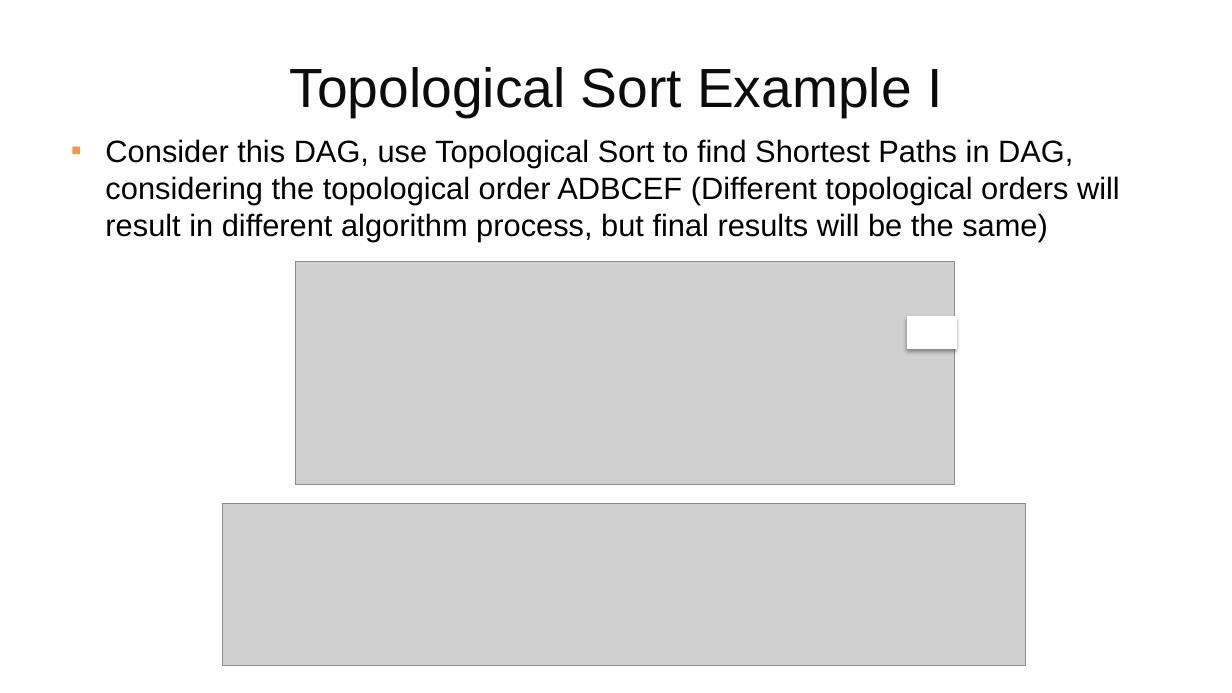
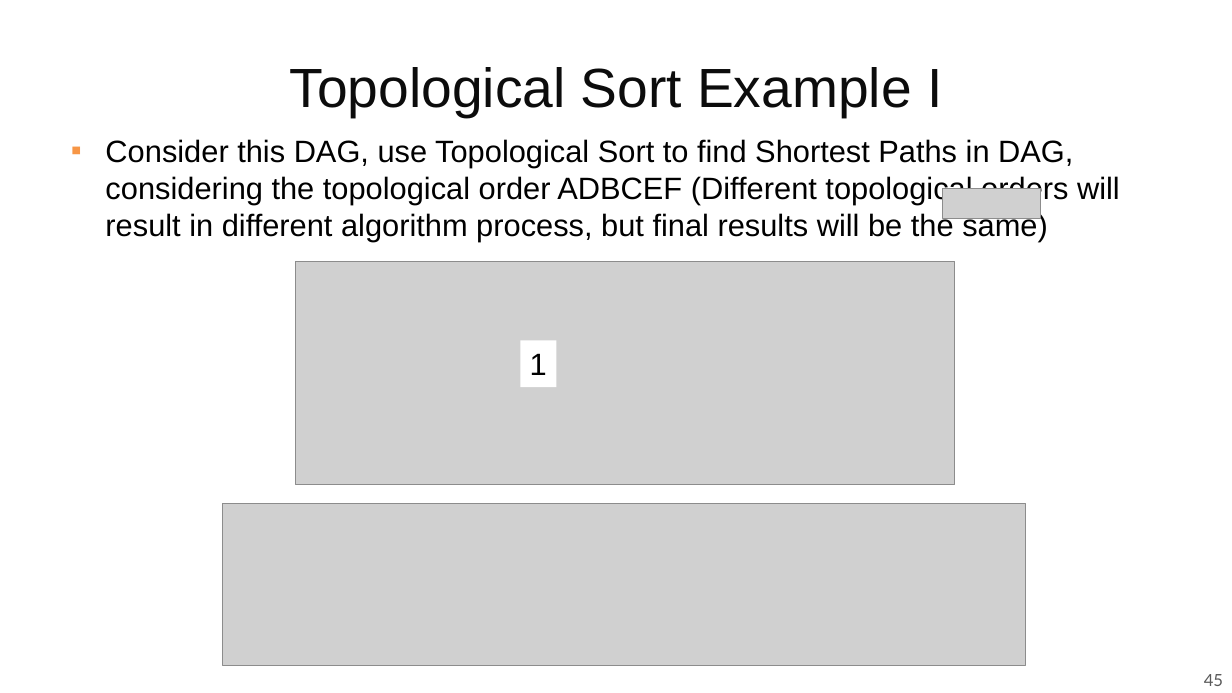
Before and after one commit to guhofstra/CSC111Fa25, a slide deck: slide 45 of PPTs/Lecture 13-shortest paths.pptx. Drawn at 1232x693 pixels with LibreOffice and Linux fonts; fonts in the diff are those of the drawing; grey boxes stand for pictures. Boxes give left, top, right and bottom in pixels: in the first picture for what was removed or moved away, otherwise in the second. Text is boxed around its words. In the diff, an @@ line names an element or a change of style, - is before the commit and + after.

```diff
--- a/PPTs/Lecture 13-shortest paths.pptx
+++ b/PPTs/Lecture 13-shortest paths.pptx
@@ picture added at (944,189,1042,219) @@
@@ rectangle removed at (908,316,957,348) @@
@@ rectangle added at (520,340,556,386), fill #FFFFFF, 24 pt, text #000000 @@
+1
@@ page number added at (1204,674,1223,686), 13 pt, text #595959 @@
+45
```
Also in this commit, not shown: 76 other slides changed, 1 other file.
